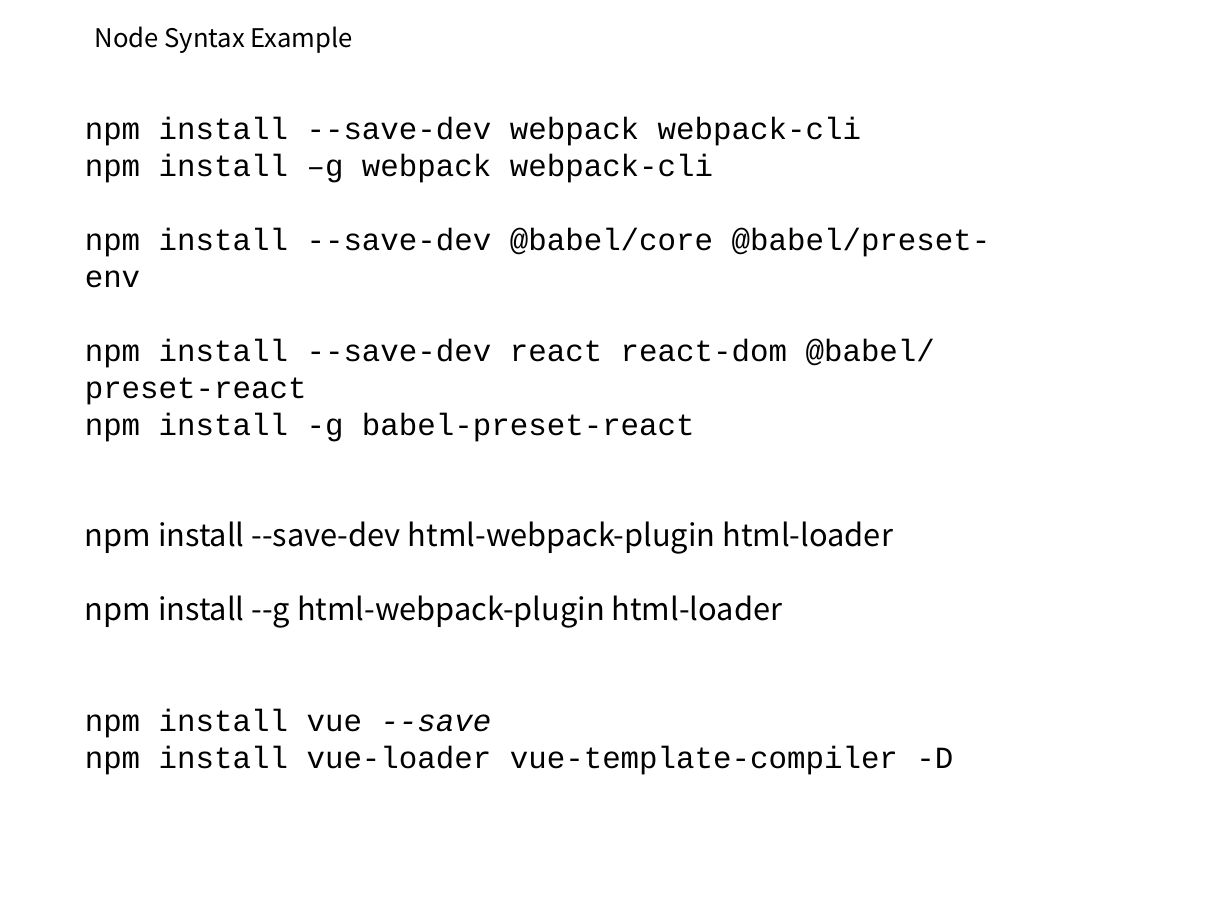
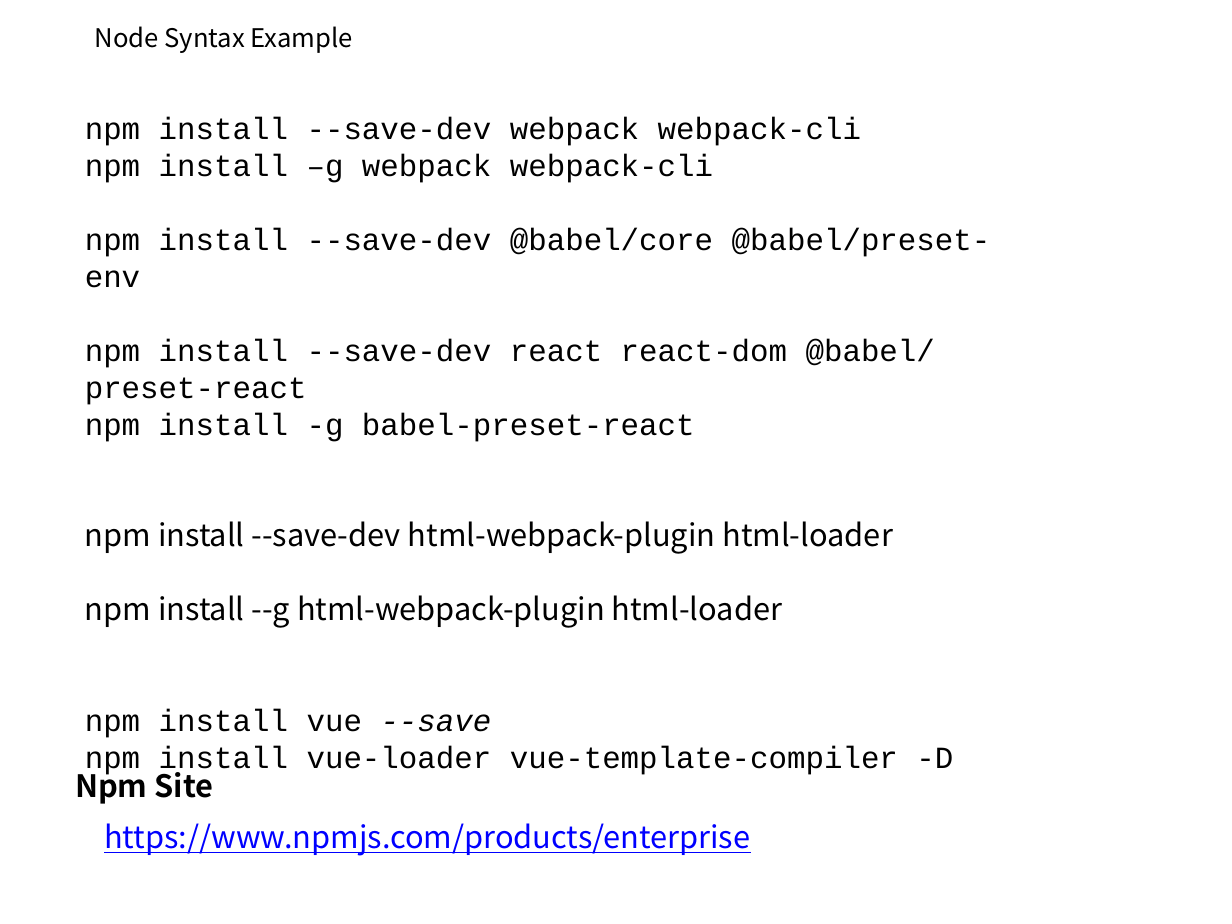
Before and after one commit to zipdrv85/vueStudy, a slide deck: slide 11 of doc/3주차 스터디 NODE.pptx (slide 5 before the commit). Drawn at 1232x924 pixels with LibreOffice and Linux fonts; fonts in the diff are those of the drawing; background and template pictures are left out. Boxes give left, top, right and bottom in pixels: in the first picture for what was removed or moved away, otherwise in the second. Text is boxed around its words. In the diff, an @@ line names an element or a change of style, - is before the commit and + after.

```diff
--- a/doc/3주차 스터디 NODE.pptx
+++ b/doc/3주차 스터디 NODE.pptx
@@ text added at (75,765,214,804), 18 pt, text #000000, bold @@
+Npm Site
@@ text added at (104,823,750,856), 18 pt, text #0000FF, underline @@
+https://www.npmjs.com/products/enterprise
```
Also in this commit, not shown: 3 other slides changed, 6 slides added.
